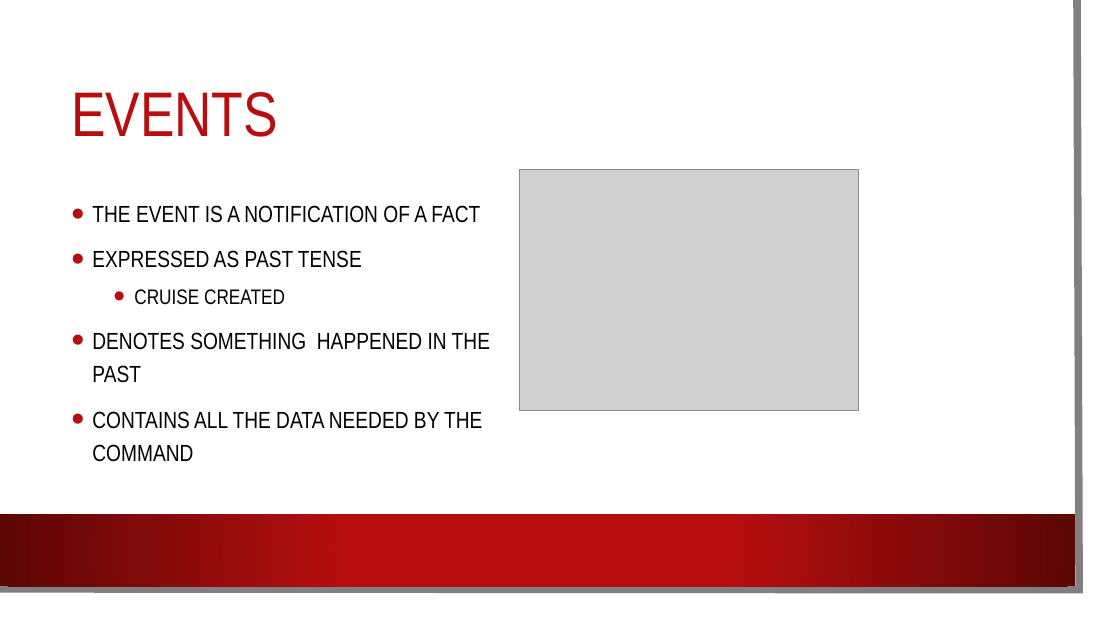
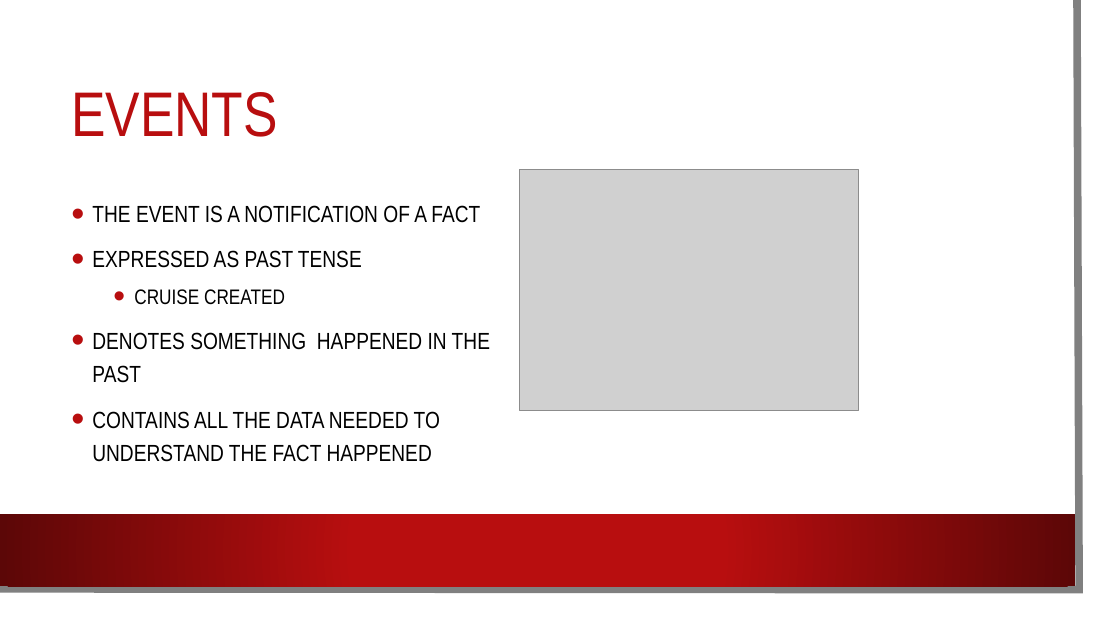
Before and after one commit to kendarorg/CQRS101, a slide deck: slide 9 of CQRS 1O1.pptx. Drawn at 1120x630 pixels with LibreOffice and Linux fonts; fonts in the diff are those of the drawing; grey boxes stand for pictures; background and template pictures are left out. Boxes give left, top, right and bottom in pixels: in the first picture for what was removed or moved away, otherwise in the second. Text is boxed around its words. In the diff, an @@ line names an element or a change of style, - is before the commit and + after.

```diff
--- a/CQRS 1O1.pptx
+++ b/CQRS 1O1.pptx
@@ text at (x1=92, y1=411, x2=440, y2=462): text changed @@
-• CONTAINS ALL THE DATA NEEDED BY THE COMMAND
+• CONTAINS ALL THE DATA NEEDED TO UNDERSTAND THE FACT HAPPENED
```
Also in this commit, not shown: 4 other slides changed, 2 other files.
